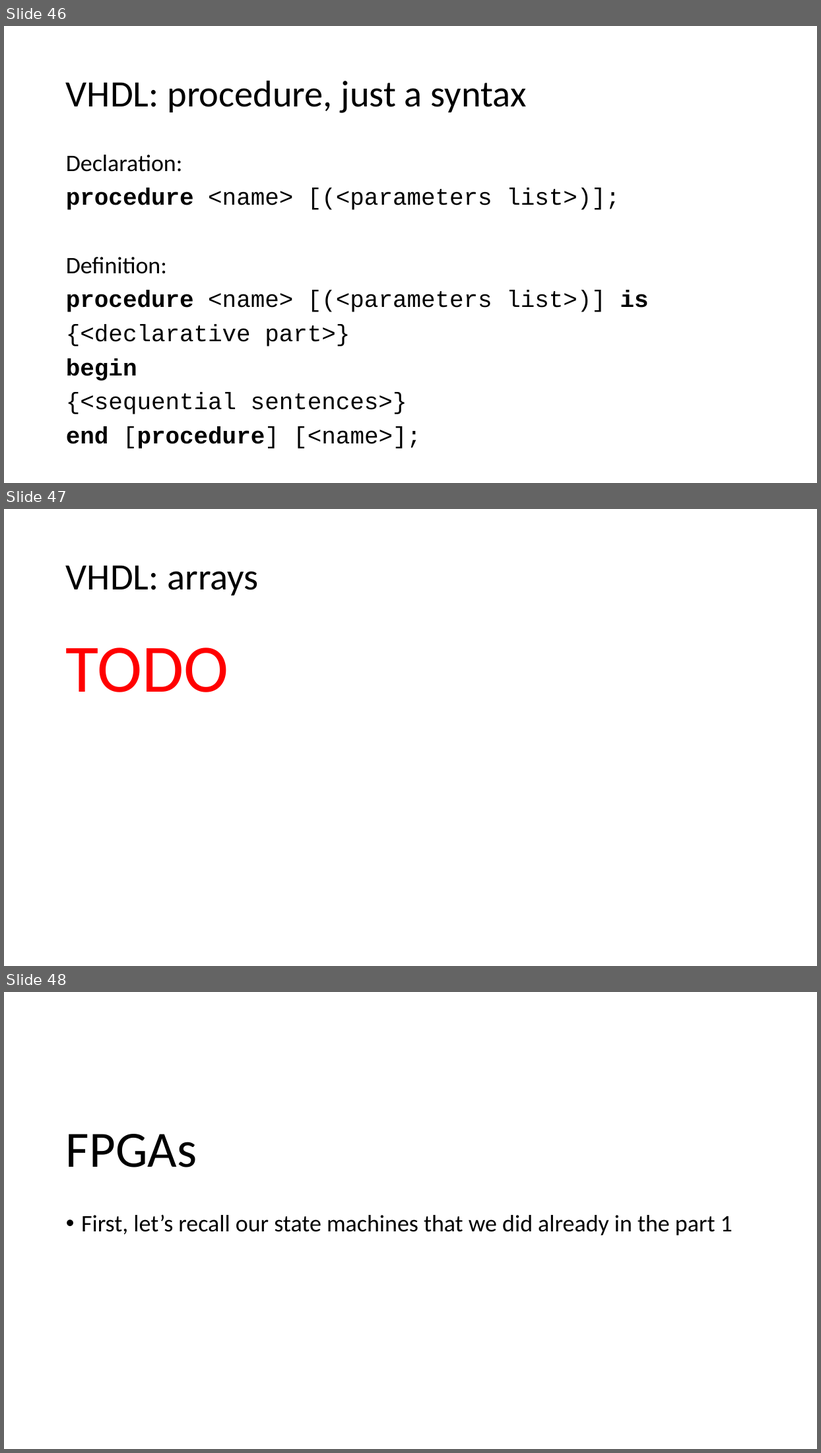
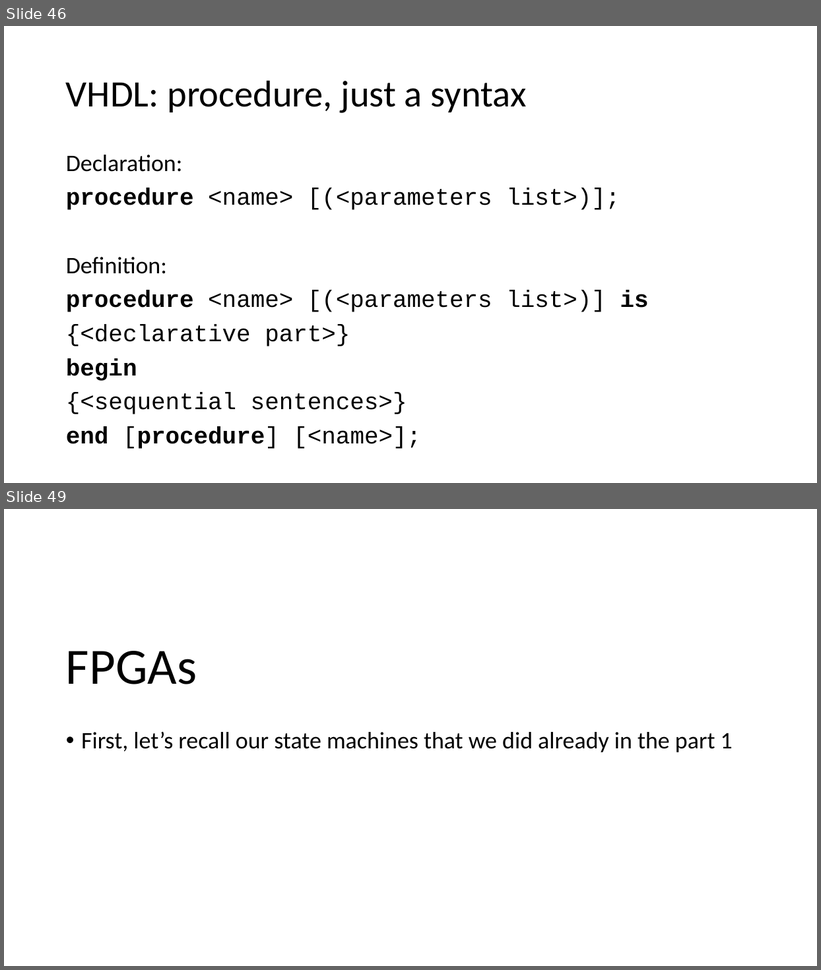
Before and after one commit to quarck/vhdl_intro, a slide deck: part2.pptx. Shown one above the other, each under a label of ours: slides 46, 47 and 48 before the commit, slides 46 and 49 after it; the slides between them are not shown. The pictures are 821x1453 and 821x970 pixels, drawn with LibreOffice and Linux fonts; fonts in the diff are those of the drawing. Boxes give left, top, right and bottom in pixels: in the first picture for what was removed or moved away, otherwise in the second. Text is boxed around its words. In the diff, an @@ line names an element or a change of style, - is before the commit and + after.

```diff
--- a/part2.pptx
+++ b/part2.pptx
@@ slide 47 removed at <box>4,509,817,966</box>, background #FFFFFF @@
@@ title removed at <box>66,565,258,595</box> @@
-VHDL: arrays
@@ text removed at <box>66,648,228,692</box> @@
-TODO
@@ what was slide 48 is now slide 49 @@
```
Also in this commit, not shown: 2 slides added.
